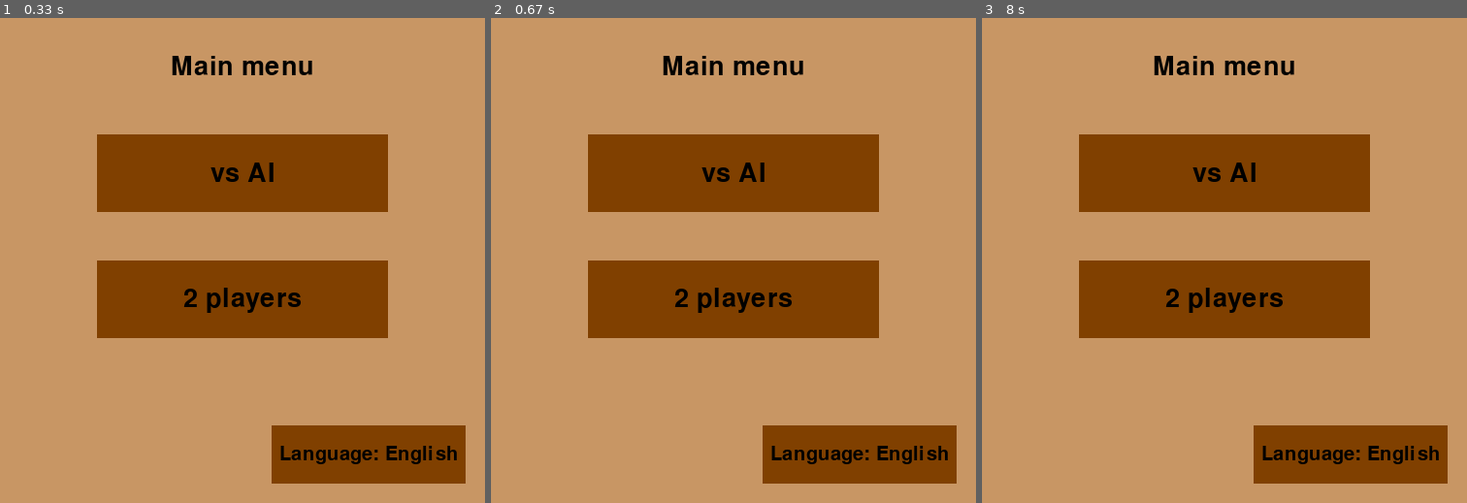
Above: before the commit, frames 1-3 (left to right).
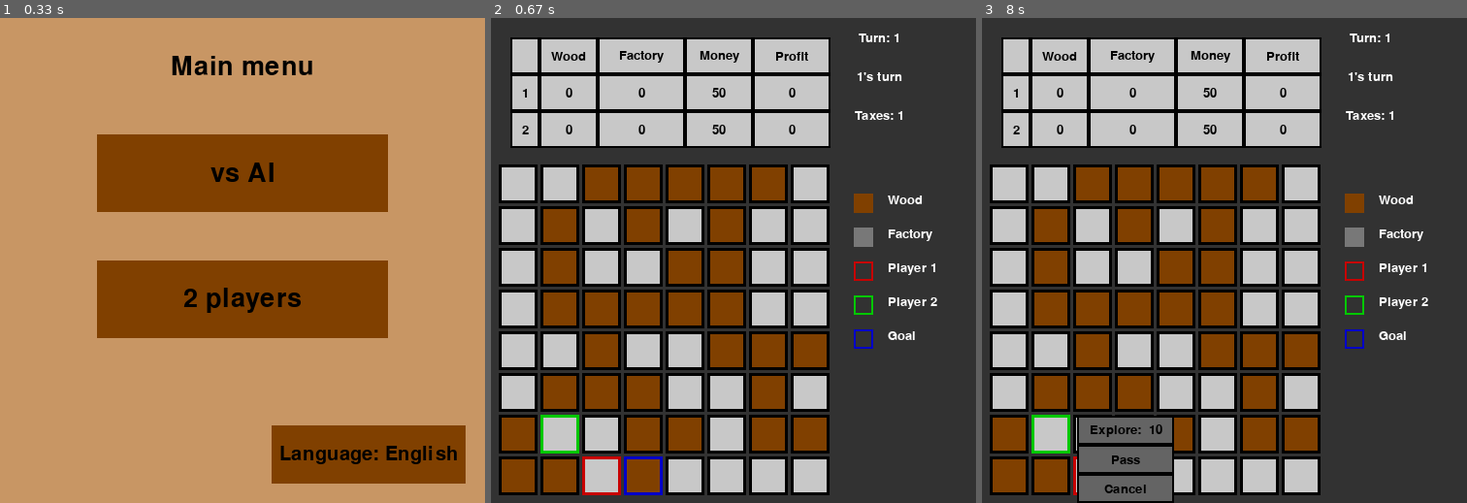
Above: after the commit, the same moments.

Repository: Astharen/Factories-PygameBoardGame
Game: pygame game, started from Scripts/main.py
The game is run twice, just before and just after one commit, with the same random seed, the same clock (stepped at 60 frames per second) and the same inputs.
Inputs (mouse positions are in pixels of both pictures, inside the frame that each line leads up to):
- Up to frame 1 (0.33 s): no input
- Up to frame 2 (0.67 s): click (733, 260) at 0.38 s
- Up to frame 3 (8 s): click (1079, 439) at 7.72 s

Frame 1 is identical in both runs. In frame 2, 94% of the frame differs, in the area x 0-100%, y 0-100%; in frame 3, 94%.

Commit message:
[FIX] Fixed bug at the main buttons

Diff:
--- a/Scripts/general_use.py
+++ b/Scripts/general_use.py
@@ -21,7 +21,7 @@
 def create_buttons(coord_buttons, button_color, button_text, click, mx, my, win, font):
     buttons = []
     button_ind = None
-    click = False
+    main_button_click = False
     for n_button in range(len(coord_buttons)):
         coord = coord_buttons[n_button]
         buttons += [pygame.Rect(coord)]
@@ -31,8 +31,8 @@
         draw_text_centered(text, font, (0, 0, 0), win, coord[0]+coord[2]/2, coord[1]+coord[3]/2)
         if button.collidepoint((mx, my)) and click:
             button_ind = n_button
-            click = True
-    return button_ind, click
+            main_button_click = True
+    return button_ind, main_button_click
 
 
 def draw_text_centered(text, font, color, surface, x, y):
